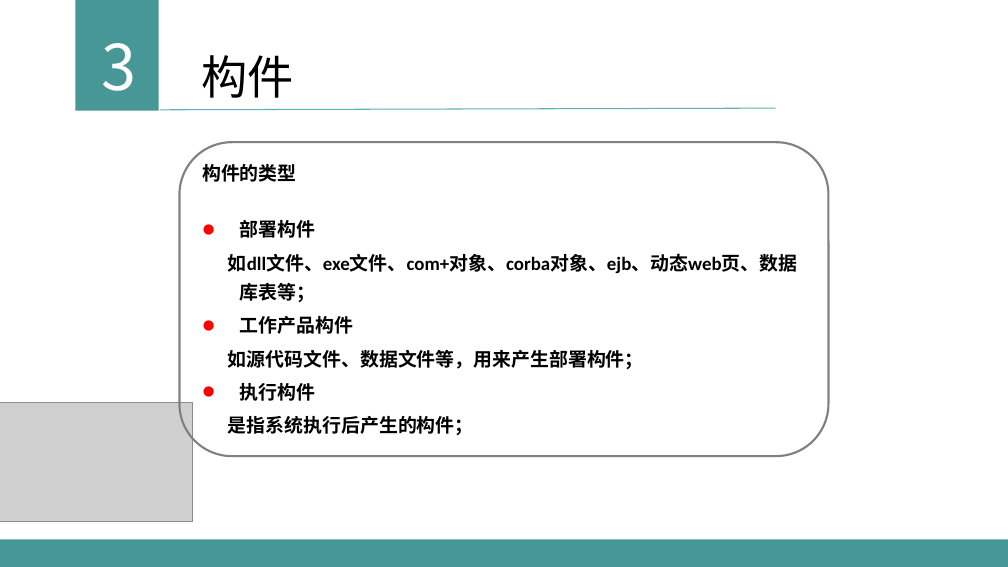
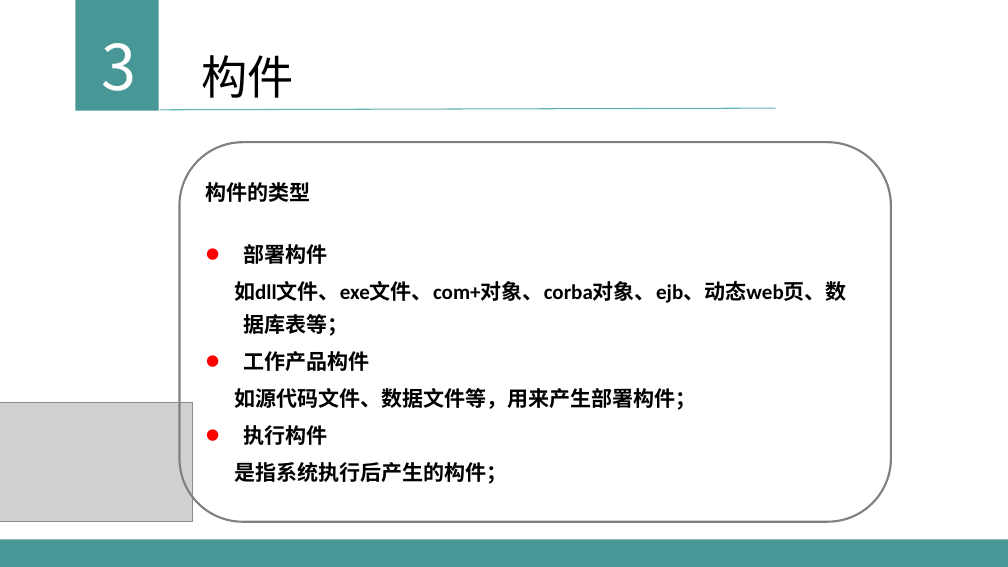
Before and after one commit to sun2009/PRD2018-G16, a slide deck: slide 20 of 受控文档/PPT/UML基础III0.3.0.pptx (slide 19 before the commit). Drawn at 1008x567 pixels with LibreOffice and Linux fonts; fonts in the diff are those of the drawing; grey boxes stand for pictures. Boxes give left, top, right and bottom in pixels: in the first picture for what was removed or moved away, otherwise in the second. Text is boxed around its words. In the diff, an @@ line names an element or a change of style, - is before the commit and + after.

```diff
--- a/受控文档/PPT/UML基础III0.3.0.pptx
+++ b/受控文档/PPT/UML基础III0.3.0.pptx
@@ rounded rectangle "构件的类型" resized from (x1=179, y1=142, x2=829, y2=456) to (x1=179, y1=142, x2=891, y2=522) @@
@@ rounded rectangle "构件的类型" at (x1=179, y1=142, x2=891, y2=522): size 18 to 20 pt @@
```
Also in this commit, not shown: 8 other slides changed, 1 slide added.
